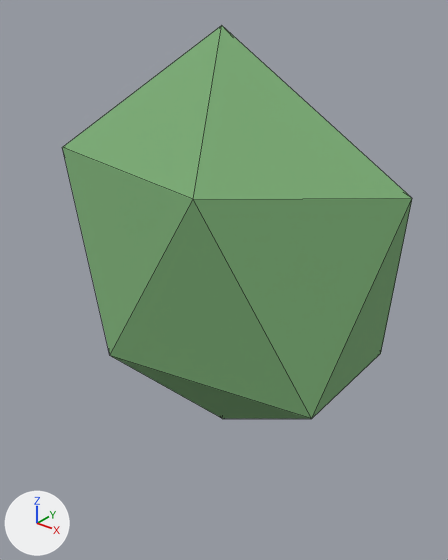
Before and after pictures for a commit that changed the glTF model assets/procedural/pretty/hill.glb.
Both versions are drawn from a camera (50 mm lens) standing at (6.87, -8.63, 8.68) and looking at (0.14, -0.22, 3.47). The axes (+X, +Y, +Z) are drawn at lower left. The lights are the same throughout. The picture after the commit comes second. Mesh edges are drawn as thin lines. Vertices at exactly the same position are counted once.

Names of what the first picture shows: 'hill_root'.
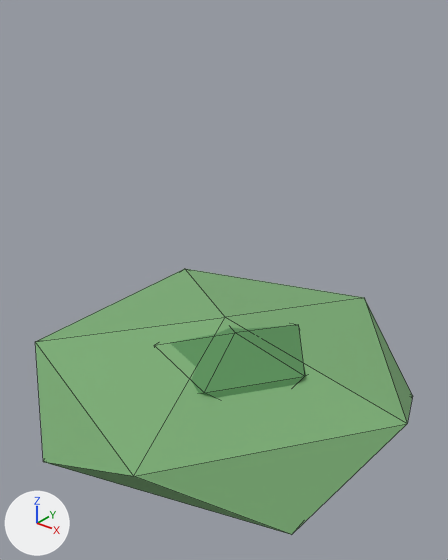
Changed parts and their boxes (x1, y1, x2, y2) in the pictures (448 x 560 px; the box of a moved part takes in the faces that stretch with it):
'hill_root', reshaped (8% wider, 32% shorter): before (62, 25, 412, 419); after (35, 269, 413, 535)
part 1 of me_hill_mesh, moved or reshaped: before (62, 25, 412, 419); after (35, 269, 413, 535)
part 2 of me_hill_mesh, moved or reshaped (not visible before): after (170, 325, 306, 398)

The change in detail:
me_hill_mesh is used by ob_hill_root; location (0.0, 0.0, 0.0).
me_hill_mesh had 24 vertices, 40 faces and spanned x -3.58..3.58, y -2.14..2.14, z 0.0..8.0.
me_hill_mesh now has 24 vertices, 40 faces and spans x -4.0..4.0, y -3.8..3.8, z 0.0..2.5.
me_hill_mesh part 1: the loose piece of 12 vertices spanning x -3.58..3.58, y -2.14..1.95, z 0.0..8.0 is scaled about its middle by (1.12, 1.86, 0.313), then moved by (0.0, 0.1, -2.75).
me_hill_mesh part 2: the loose piece of 12 vertices spanning x -0.95..1.91, y 0.23..2.14, z 2.08..5.28 is scaled about its middle by (1.12, 1.6, 0.365), then moved by (0.06, -1.54, -1.76).
